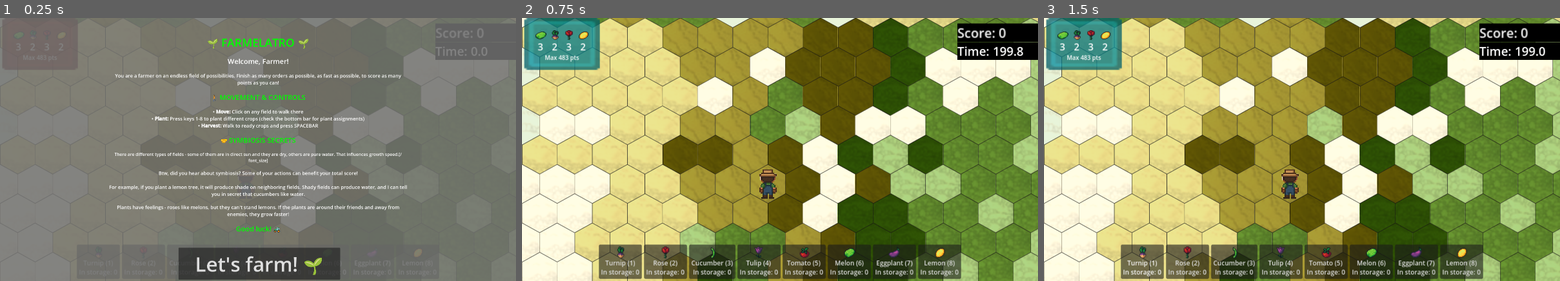
Above: before the commit, frames 1-3 (left to right).
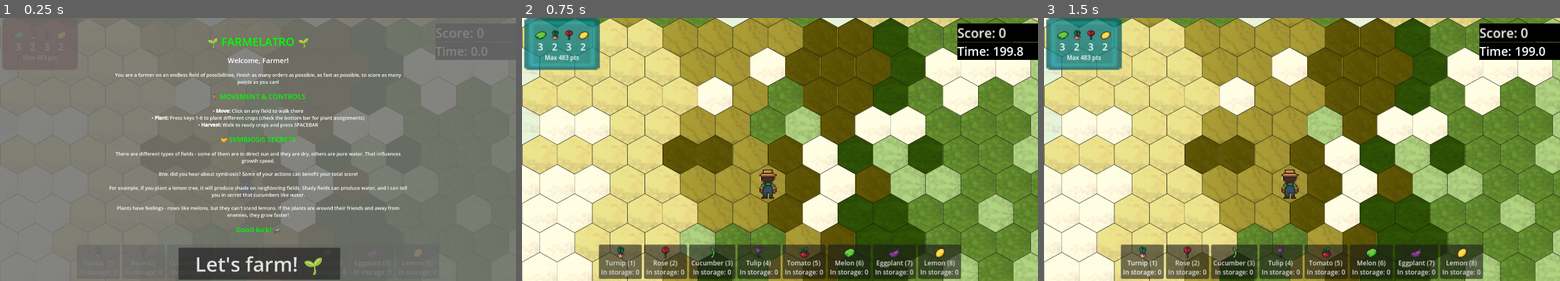
Above: after the commit, the same moments.

Repository: BlueDespero/slavicgamejam2025
Game: Godot game, scene res://main.tscn
Same seed, same stepped clock (60 frames per second), same inputs: the game is played once before the commit and once after it.
Inputs (mouse positions are in pixels of both pictures, inside the frame that each line leads up to):
- Up to frame 1 (0.25 s): no input
- Up to frame 2 (0.75 s): click "Let's farm! 🌱" at 0.5 s
- Up to frame 3 (1.5 s): tap Enter at 1.25 s; move the mouse to (1518, 52) at 1.27 s; tap 1 at 1.35 s; click (1518, 52) at 1.42 s

The runs differ from the first frame. In frame 1, 3.8% of the frame differs, in the area x 21-79%, y 7-82%; in frame 2, nothing differs; in frame 3, nothing differs.

Commit message:
Typo in the welcome message

Diff:
--- a/main.tscn
+++ b/main.tscn
@@ -55,7 +55,7 @@
 
 [font_size=26][color=green]🤝 SYMBIOSIS SECRETS[/color][/font_size]
 
-There are different types of fields - some of them are in direct sun and they are dry, others are pure water. That influences growth speed.[/font_size]
+[font_size=18]There are different types of fields - some of them are in direct sun and they are dry, others are pure water. That influences growth speed.[/font_size]
 
 [font_size=18]Btw, did you hear about symbiosis? Some of your actions can benefit your total score!
 
